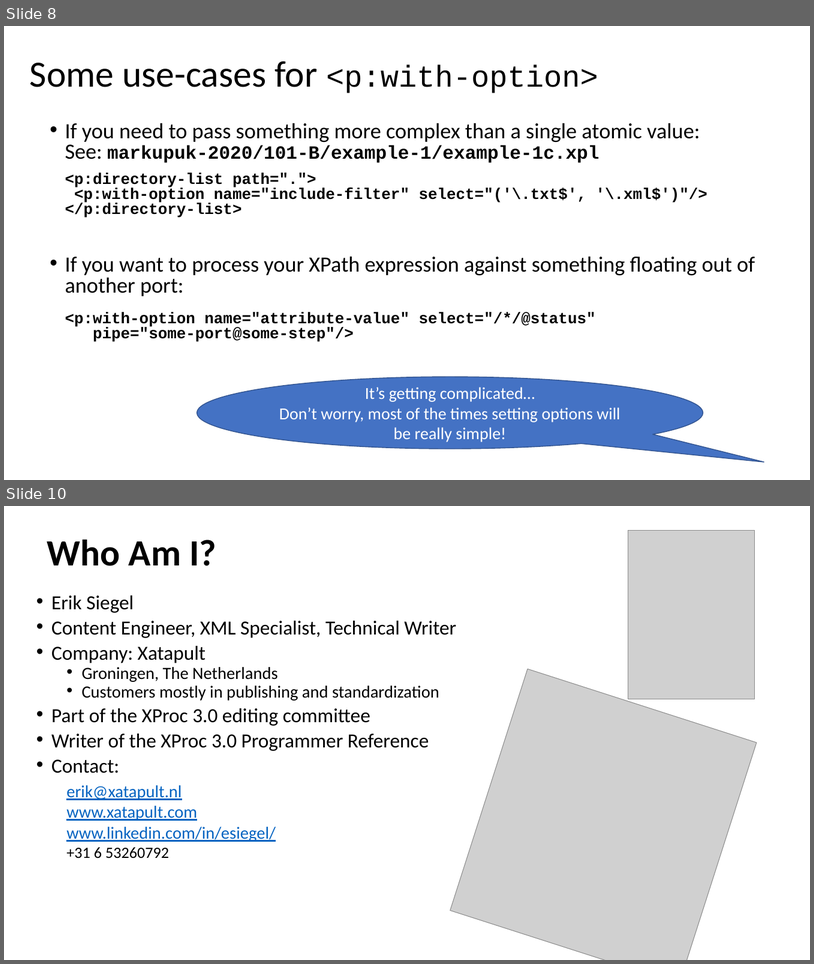
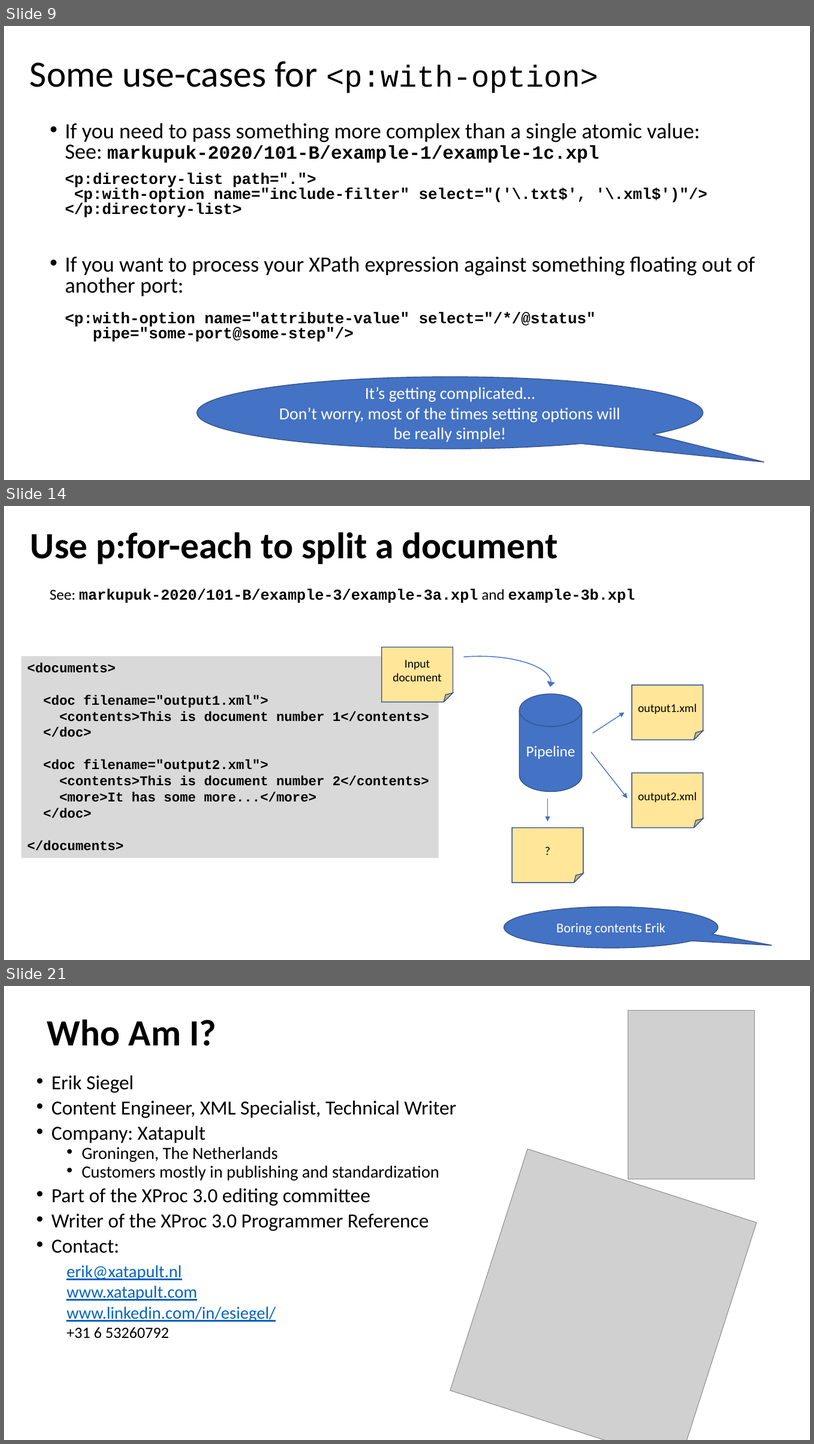
Before and after one commit to xatapult/markupuk-2020, a slide deck: 101-B/presentation/markupuk-2020-101-B.pptx. Shown one above the other, each under a label of ours: slides 8 and 10 before the commit, slides 9, 14 and 21 after it; the slides between them are not shown. The pictures are 814x964 and 814x1444 pixels, drawn with LibreOffice and Linux fonts; fonts in the diff are those of the drawing; grey boxes stand for pictures; background and template pictures are left out. Boxes give left, top, right and bottom in pixels: in the first picture for what was removed or moved away, otherwise in the second. Text is boxed around its words. In the diff, an @@ line names an element or a change of style, - is before the commit and + after.

```diff
--- a/101-B/presentation/markupuk-2020-101-B.pptx
+++ b/101-B/presentation/markupuk-2020-101-B.pptx
@@ slide 14 added at (x1=4, y1=506, x2=810, y2=960), background #FFFFFF @@
@@ title added at (x1=30, y1=532, x2=558, y2=564), 44 pt, text #000000, bold @@
+Use p:for-each to split a document
@@ text added at (x1=50, y1=589, x2=636, y2=603), 18 pt, text #000000, bold @@
+See: markupuk-2020/101-B/example-3/example-3a.xpl and example-3b.xpl
@@ folded corner added at (x1=382, y1=647, x2=453, y2=702), fill #FFE699, outline #325491 1 pt, 14 pt, text #000000 @@
+Input document
@@ rectangle added at (x1=21, y1=656, x2=439, y2=858), fill #D9D9D9, 16 pt, text #000000, bold @@
+<documents>
+<doc filename="output1.xml">
+<contents>This is document number 1</contents>
+</doc>
+<doc filename="output2.xml">
+<contents>This is document number 2</contents>
+<more>It has some more...</more>
+</doc>
+</documents>
@@ arc (boxed as its full ellipse) added at (x1=409, y1=656, x2=551, y2=709), outline #4472C4 1 pt @@
@@ folded corner added at (x1=633, y1=685, x2=704, y2=740), fill #FFE699, outline #325491 1 pt, 14 pt, text #000000 @@
+output1.xml
@@ cylinder added at (x1=520, y1=694, x2=583, y2=792), fill #4472C4, outline #325491 1 pt, 18 pt, text #FFFFFF @@
+Pipeline
@@ arrow added from (593, 733) to (624, 712), #4472C4 1 pt @@
@@ arrow added from (591, 751) to (628, 798), #4472C4 1 pt @@
@@ folded corner added at (x1=633, y1=773, x2=704, y2=828), fill #FFE699, outline #325491 1 pt, 14 pt, text #000000 @@
+output2.xml
@@ arrow added from (548, 798) to (548, 821), #4472C4 1 pt @@
@@ folded corner added at (x1=512, y1=828, x2=584, y2=883), fill #FFE699, outline #325491 1 pt, 14 pt, text #000000 @@
+?
@@ speech bubble added at (x1=504, y1=906, x2=719, y2=948), fill #4472C4, outline #325491 1 pt, 16 pt, text #FFFFFF @@
+Boring contents Erik
@@ what was slide 8 is now slide 9 @@
@@ what was slide 10 is now slide 21 @@
```
Also in this commit, not shown: 3 slides changed, 10 other slides added, 13 other files.
